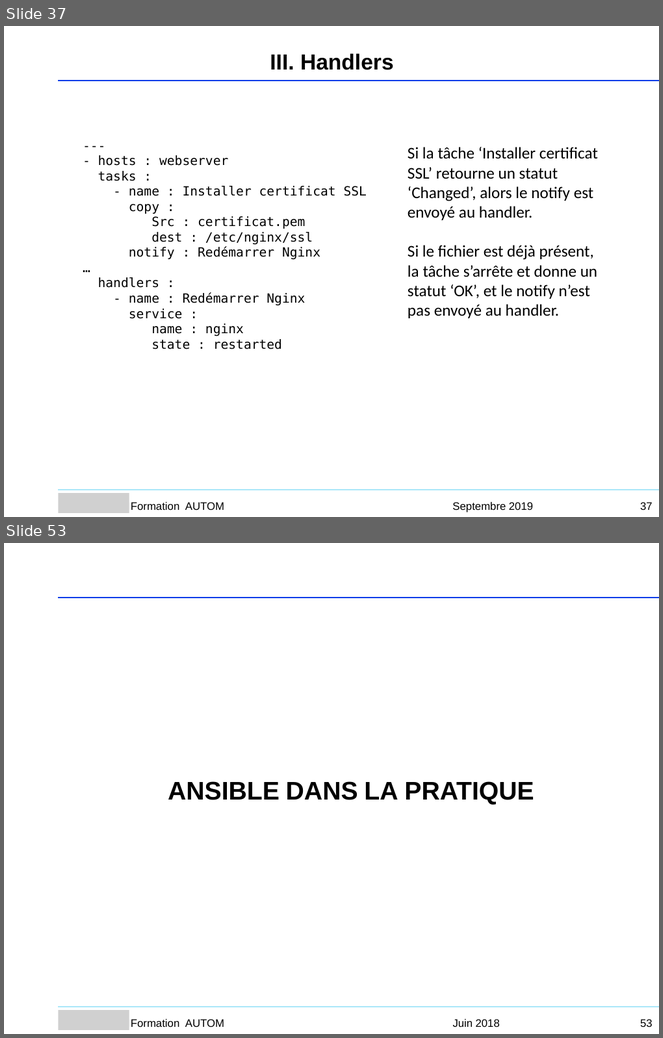
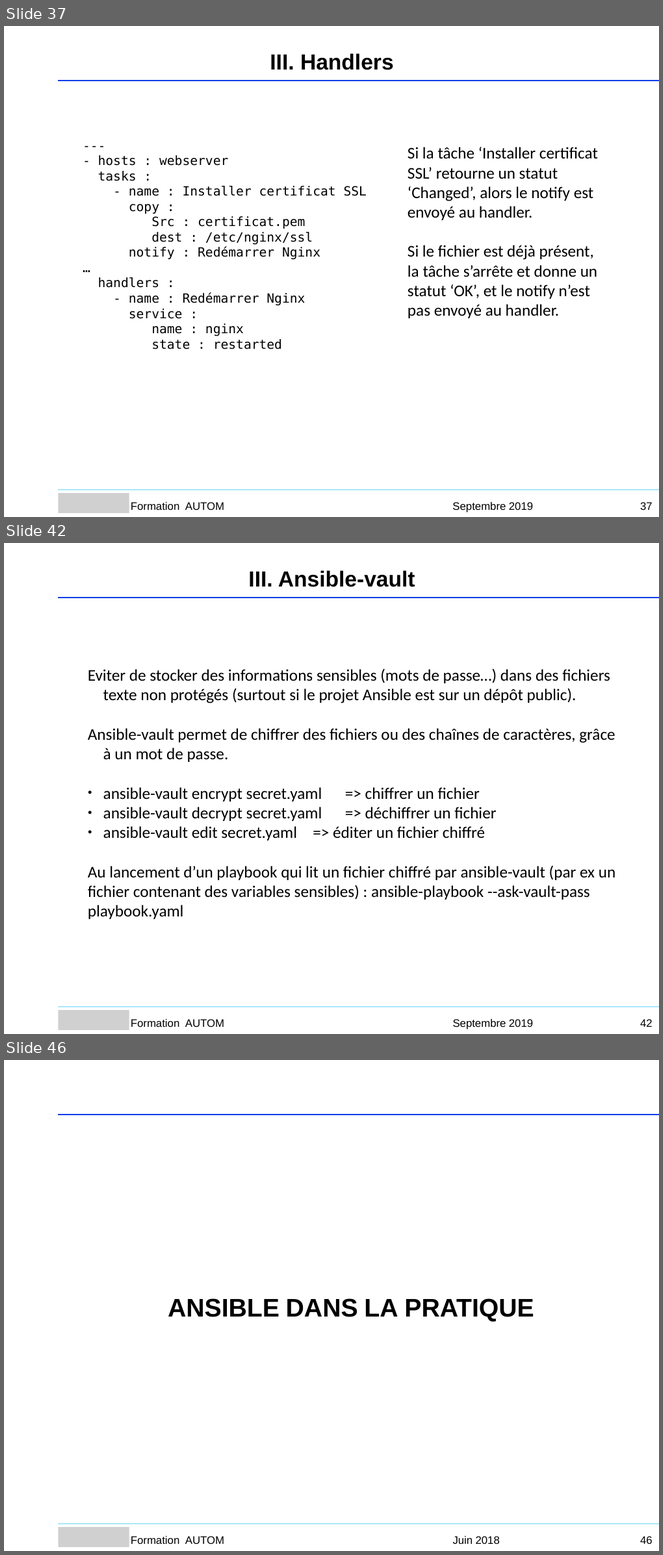
Before and after one commit to Sputnik93/cours_ansible, a slide deck: Ansible_support_cours_AGO.ppt. Shown one above the other, each under a label of ours: slides 37 and 53 before the commit, slides 37, 42 and 46 after it; the slides between them are not shown. The pictures are 663x1038 and 663x1555 pixels, drawn with LibreOffice and Linux fonts; fonts in the diff are those of the drawing; grey boxes stand for pictures; background and template pictures are left out. Boxes give left, top, right and bottom in pixels: in the first picture for what was removed or moved away, otherwise in the second. Text is boxed around its words. In the diff, an @@ line names an element or a change of style, - is before the commit and + after.

```diff
--- a/Ansible_support_cours_AGO.ppt
+++ b/Ansible_support_cours_AGO.ppt
@@ slide 42 added at (x1=4, y1=543, x2=659, y2=1034), background #FFFFFF @@
@@ text added at (x1=248, y1=570, x2=415, y2=587), 24 pt, text #000000, bold @@
+III. Ansible-vault
@@ freeform shape added at (x1=59, y1=598, x2=659, y2=598), outline #053CE8 0.99 pt @@
@@ text added at (x1=88, y1=668, x2=616, y2=919), 18 pt, text #000000 @@
+Eviter de stocker des informations sensibles (mots de passe…) dans des fichiers texte non protégés (surtout si le projet Ansible est sur un dépôt public).
+Ansible-vault permet de chiffrer des fichiers ou des chaînes de caractères, grâce à un mot de passe.
+● ansible-vault encrypt secret.yaml => chiffrer un fichier
+● ansible-vault decrypt secret.yaml => déchiffrer un fichier
+● ansible-vault edit secret.yaml => éditer un fichier chiffré
+Au lancement d’un playbook qui lit un fichier chiffré par ansible-vault (par ex un fichier contenant des variables sensibles) : ansible-playbook --ask-vault-pass playbook.yaml
@@ freeform shape added at (x1=59, y1=1007, x2=659, y2=1007), outline #AAE7F9 0.99 pt @@
@@ picture added at (x1=59, y1=1011, x2=130, y2=1031) @@
@@ text added at (x1=131, y1=1019, x2=224, y2=1027), 12 pt, text #000000 @@
+Formation AUTOM
@@ text added at (x1=453, y1=1019, x2=533, y2=1030), 12 pt, text #000000 @@
+Septembre 2019
@@ page number added at (x1=640, y1=1019, x2=653, y2=1027), 12 pt, text #000000 @@
+42
@@ what was slide 53 is now slide 46 @@
@@ page number at (x1=640, y1=1536, x2=653, y2=1544): text changed @@
-53
+46
```
Also in this commit, not shown: 5 slides changed, 4 other slides added, 12 slides removed, 1 other file.
